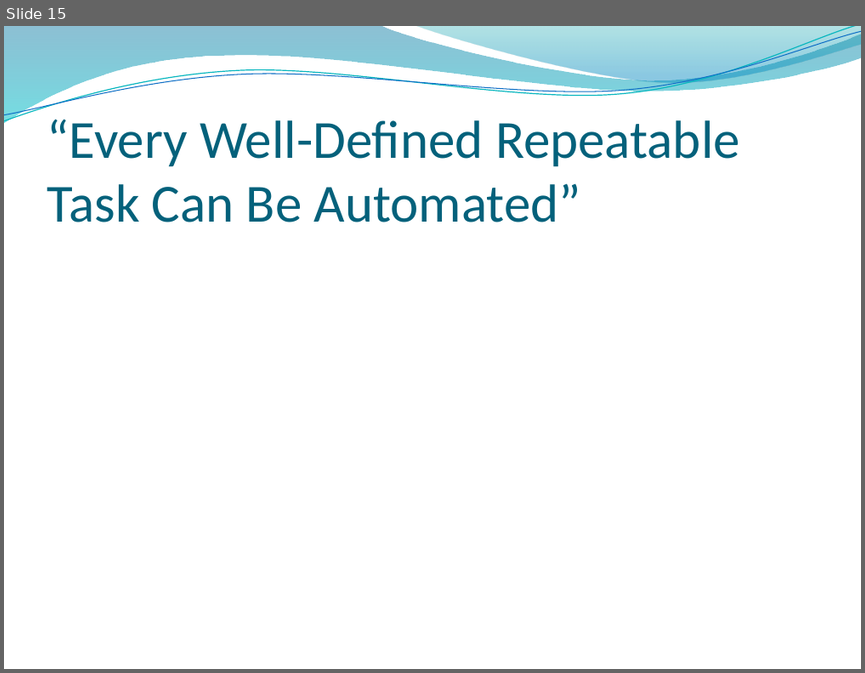
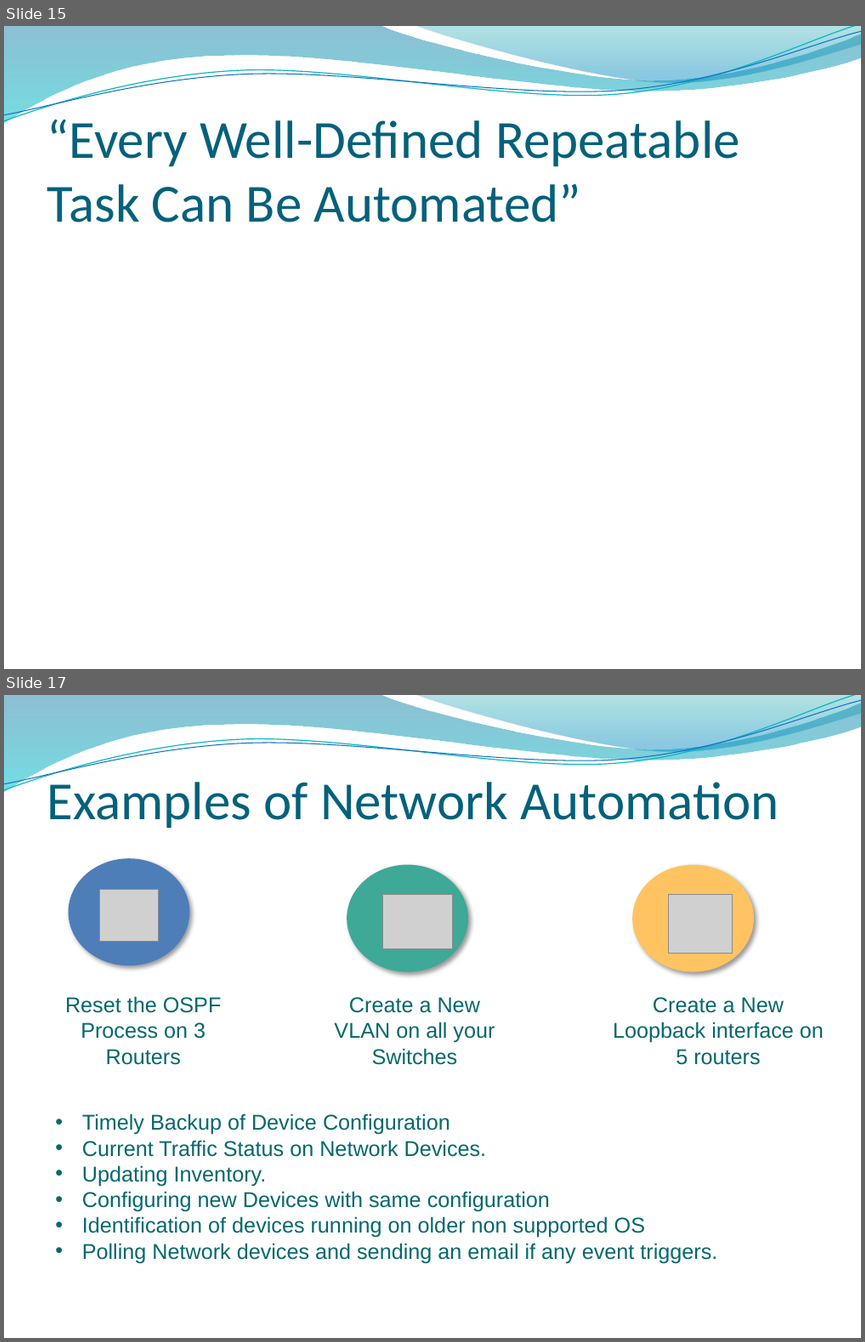
Before and after one commit to yashikadhingra/network-autimation, a slide deck: network_automation.pptx. Shown one above the other, each under a label of ours: slide 15 before the commit, slides 15 and 17 after it; the slides between them are not shown. The pictures are 865x673 and 865x1342 pixels, drawn with LibreOffice and Linux fonts; fonts in the diff are those of the drawing; grey boxes stand for pictures; background and template pictures are left out. Boxes give left, top, right and bottom in pixels: in the first picture for what was removed or moved away, otherwise in the second. Text is boxed around its words. In the diff, an @@ line names an element or a change of style, - is before the commit and + after.

```diff
--- a/network_automation.pptx
+++ b/network_automation.pptx
@@ slide 17 added at <box>4,695,861,1338</box>, background picture (left out); not listed: 4 template elements that a slide beside it also shows @@
@@ title added at <box>46,775,779,828</box>, 45 pt, text #04617B @@
+Examples of Network Automation
@@ ellipse added at <box>69,859,190,966</box>, fill #4D7EB8 @@
@@ ellipse added at <box>347,865,468,972</box>, fill #3DA996 @@
@@ ellipse added at <box>632,865,754,972</box>, fill #FFC362 @@
@@ picture added at <box>99,890,158,941</box> @@
@@ picture added at <box>383,894,452,948</box> @@
@@ picture added at <box>668,894,732,953</box> @@
@@ text added at <box>65,996,222,1065</box>, 18 pt, text #06686C @@
+Reset the OSPF Process on 3 Routers
@@ text added at <box>334,997,494,1065</box>, 18 pt, text #06686C @@
+Create a New VLAN on all your Switches
@@ text added at <box>613,997,823,1065</box>, 18 pt, text #06686C @@
+Create a New Loopback interface on 5 routers
@@ text added at <box>82,1113,717,1263</box>, 18 pt, text #06686C @@
+• Timely Backup of Device Configuration
+• Current Traffic Status on Network Devices.
+• Updating Inventory.
+• Configuring new Devices with same configuration
+• Identification of devices running on older non supported OS
+• Polling Network devices and sending an email if any event triggers.
```
Also in this commit, not shown: 2 slides changed, 4 other slides added, 2 slides removed.
